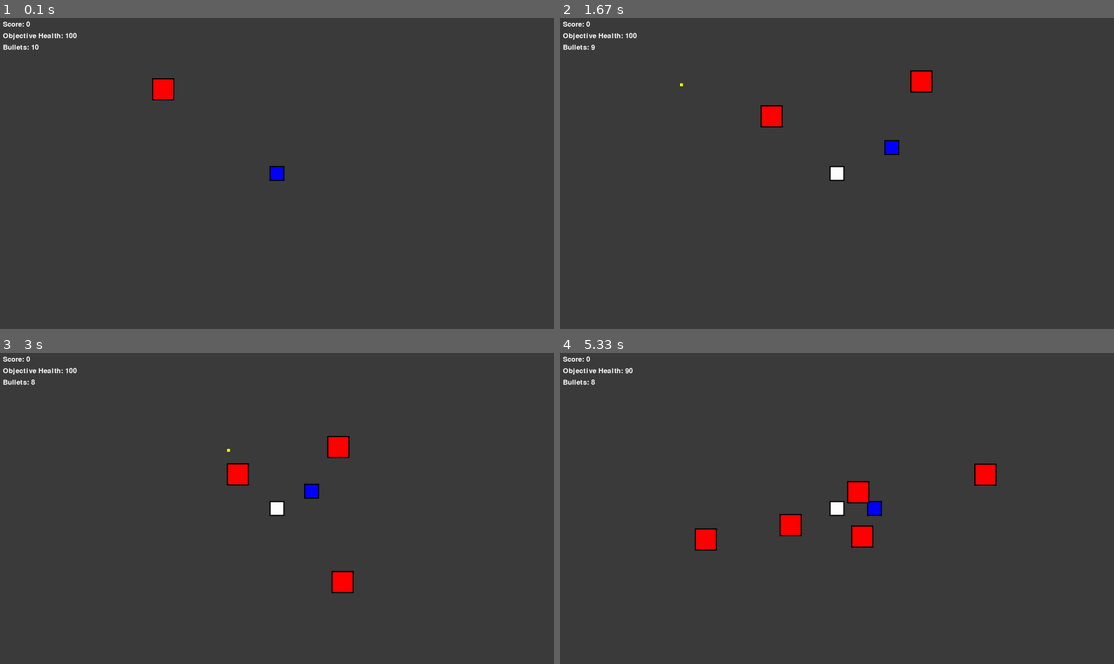
Above: before the commit, frames 1-4 (two rows, left to right).
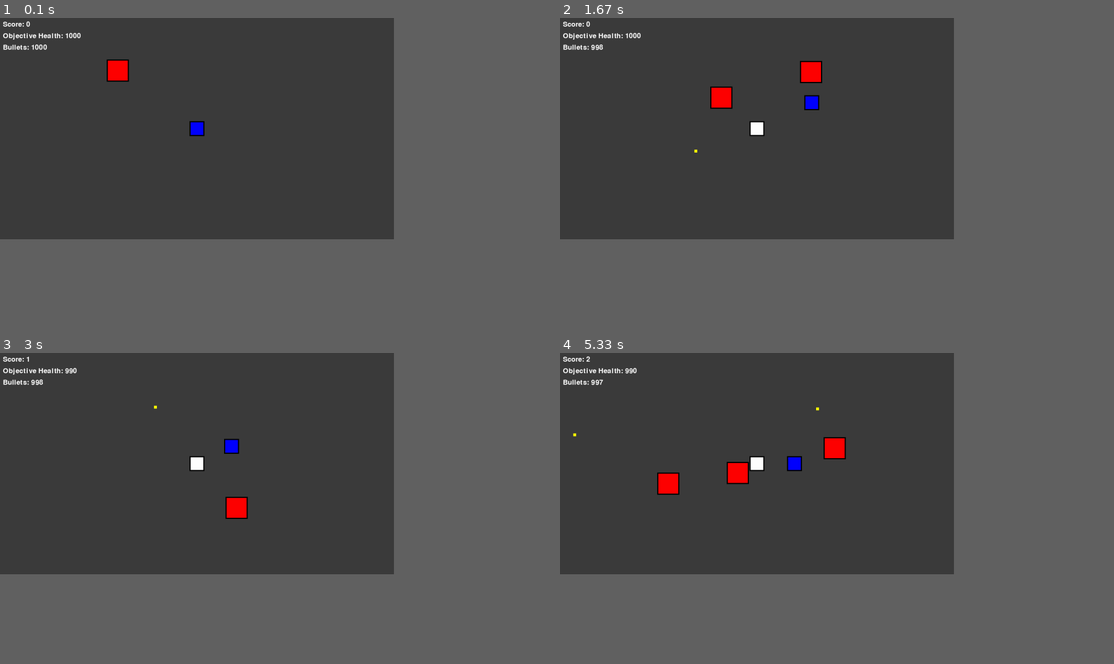
Above: after the commit, the same moments.

Repository: yyyort/Harry-Potter
Game: pygame game, started from mainPrototype.py
Two runs of this game, one before a commit and one after it. Both use one fixed random seed, a clock stepped at 60 frames per second and the inputs below.
Inputs (mouse positions are in pixels of both pictures, inside the frame that each line leads up to):
- Up to frame 1 (0.1 s): no input
- Up to frame 2 (1.67 s): click (759, 129) at 0.38 s; hold Right 0.67-1.13 s; move the mouse to (742, 139) at 0.7 s; hold Up 1.17-1.47 s; move the mouse to (759, 142) at 1.2 s; hold Right from 1.5 s (still down)
- Up to frame 3 (3 s): release Right at 1.97 s; click (22, 380) at 2.05 s, where only the run after the commit has a clickable "Bullets: 997"; hold Left 2.33-2.87 s; move the mouse to (232, 511) at 2.37 s; hold Down from 2.9 s (still down)
- Up to frame 4 (5.33 s): release Down at 3.2 s; hold Left 3.23-3.63 s; move the mouse to (637, 430) at 3.27 s; hold Up 3.67-4.03 s; hold Right 4.07-4.7 s; move the mouse to (814, 387) at 4.1 s; hold Down 4.73-5.1 s; hold Left from 5.13 s (still down); move the mouse to (903, 542) at 5.17 s
In our replay, the window is 900x506 before the commit and 640x360 after it. These sizes can differ from the game's own. Grey fills any space a smaller window leaves; there, only what the larger window draws over its background counts as a difference.

The runs differ from the first frame. In frame 1, 0.9% of the frame differs, in the area x 7-52%, y 4-53%; in frame 2, 1.6%; in frame 3, 1.7%; in frame 4, 2.8%, in the area x 2-79%, y 1-64%.

Commit message:
added basic autofire

Diff:
--- a/mainPrototype.py
+++ b/mainPrototype.py
@@ -5,9 +5,13 @@
 # Initialize Pygame
 pygame.init()
 
+
 # Constants
-SCREEN_WIDTH = 1920
+""" SCREEN_WIDTH = 1920
 SCREEN_HEIGHT = 1080
+ """
+SCREEN_WIDTH = 1366
+SCREEN_HEIGHT = 768
 BACKGROUND_COLOR = (60, 60, 60)
 PLAYER_COLOR = (0, 0, 255)
 OBJECTIVE_COLOR = (255, 255, 255)
@@ -18,10 +22,10 @@
 ENEMY_SPAWN_INTERVAL = 60  # Number of frames between enemy spawns
 ENEMY_START_SPAWN = 60
 BULLET_SPEED = 8
-MAX_BULLET_COUNT = 10  # Maximum number of bullets the player can carry
+MAX_BULLET_COUNT = 1000  # Maximum number of bullets the player can carry
 BULLET_RELOAD_AMOUNT = 2  # Number of additional bullets gained per enemy kill
 BULLET_FIRE_DELAY = 5  # Delay in frames between consecutive shots
-OBJECTIVE_HIT_POINTS = 100
+OBJECTIVE_HIT_POINTS = 1000
 
 # Create the screen
 screen = pygame.display.set_mode((SCREEN_WIDTH, SCREEN_HEIGHT))
@@ -111,11 +115,27 @@
 clock = pygame.time.Clock()
 frame_count = 0
 
+
+"""
+added this to autofire per 1s or 1000ms
+ """
+auto_fire = pygame.USEREVENT + 1
+pygame.time.set_timer(auto_fire, 1000)
+
 running = True
 while running:
     for event in pygame.event.get():
         if event.type == pygame.QUIT:
             running = False
+
+        """ added this for initiating auto fire """
+        if event.type == auto_fire:
+            mouse_x, mouse_y = pygame.mouse.get_pos()
+            bullet = Bullet(player.rect.centerx - 5, player.rect.centery - 5, mouse_x, mouse_y)
+            bullets.append(bullet)
+            player.bullet_fire_delay = BULLET_FIRE_DELAY  # Set the firing delay
+            player.bullet_count -= 1
+
 
     keys = pygame.key.get_pressed()
     player.move(keys)
--- a/tdTest.py
+++ b/tdTest.py
@@ -97,7 +97,9 @@
 #Player Initialization
 player = Player(WIDTH/2, HEIGHT/2)
 objective = Objective(WIDTH // 2, HEIGHT // 2)
-enemy = Enemy(objective)
+
+enemies = [Enemy(objective) for i in range(10)]
+
 
 #Main Loop
 while True:
@@ -128,12 +130,15 @@
     #Draw
     win.fill((12, 24, 36))
     objective.draw(win)
-    enemy.draw(win)
+    for enemy in enemies:
+        enemy.draw(win)
+
     player.draw(win)
 
     #update
     player.update()
-    enemy.update()
+    for enemy in enemies:
+        enemy.update()
     pygame.display.flip()
 
     clock.tick(120)
